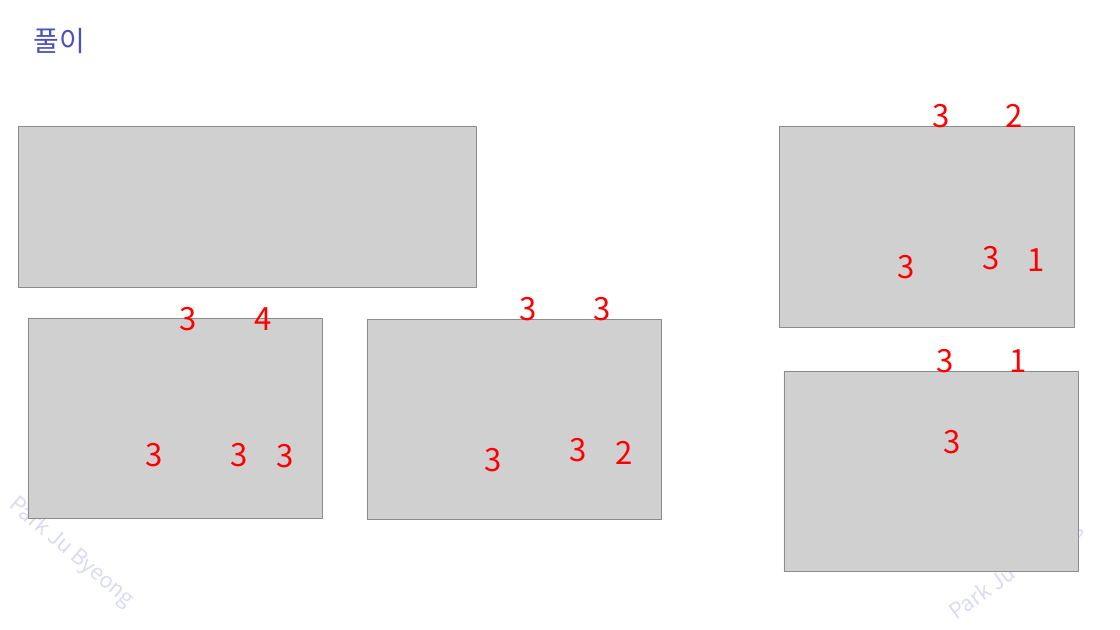
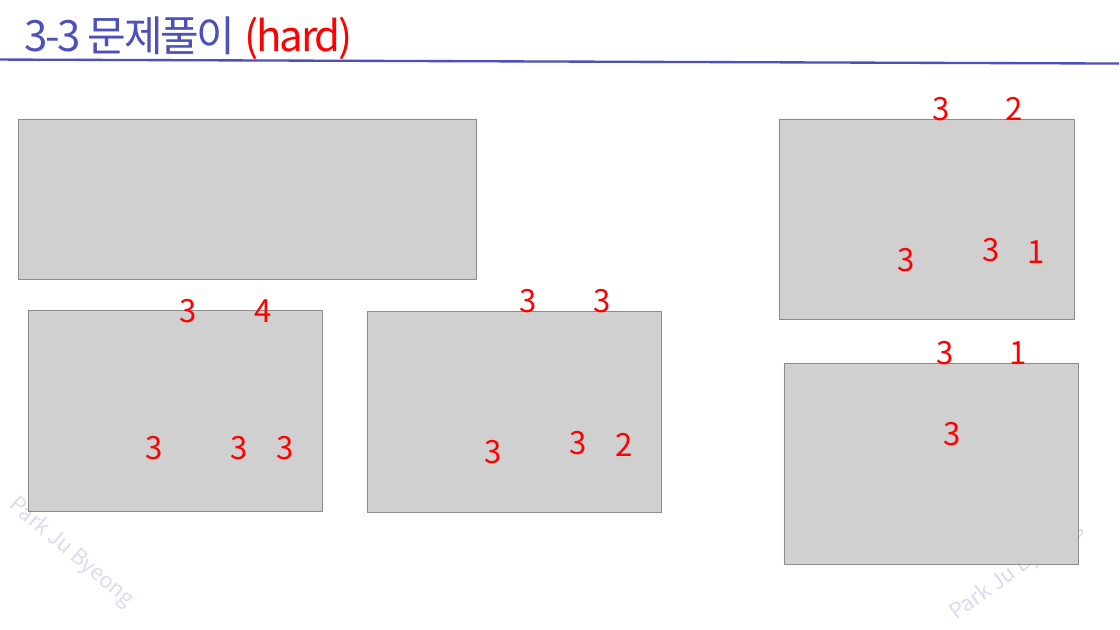
Before and after one commit to zest132/JavaLecture, a slide deck: slide 17 of JavaLecture/LectureFile/java 6강 객체지향_정답.pptx (slide 14 before the commit). Drawn at 1120x630 pixels with LibreOffice and Linux fonts; fonts in the diff are those of the drawing; grey boxes stand for pictures. Boxes give left, top, right and bottom in pixels: in the first picture for what was removed or moved away, otherwise in the second. Text is boxed around its words. In the diff, an @@ line names an element or a change of style, - is before the commit and + after.

```diff
--- a/JavaLecture/LectureFile/java 6강 객체지향_정답.pptx
+++ b/JavaLecture/LectureFile/java 6강 객체지향_정답.pptx
@@ text added at [24,16,353,62], 54 pt, text #4C50BC @@
+3-3 문제풀이 (hard)
@@ text removed at [33,28,85,53] @@
-풀이
@@ line added from (1119, 63) to (0, 59), #4C50BC 3 pt @@
@@ 8 texts, 5 pictures: place and size @@
-8 texts, 5 pictures at [18,104,1079,571]
+8 texts, 5 pictures at [18,97,1079,564]
@@ 10 texts: place and size @@
-10 texts at [146,248,1045,472]
+10 texts at [146,240,1045,464]
```
Also in this commit, not shown: 7 other slides changed, 6 slides added, 3 slides removed, 3 other files.
